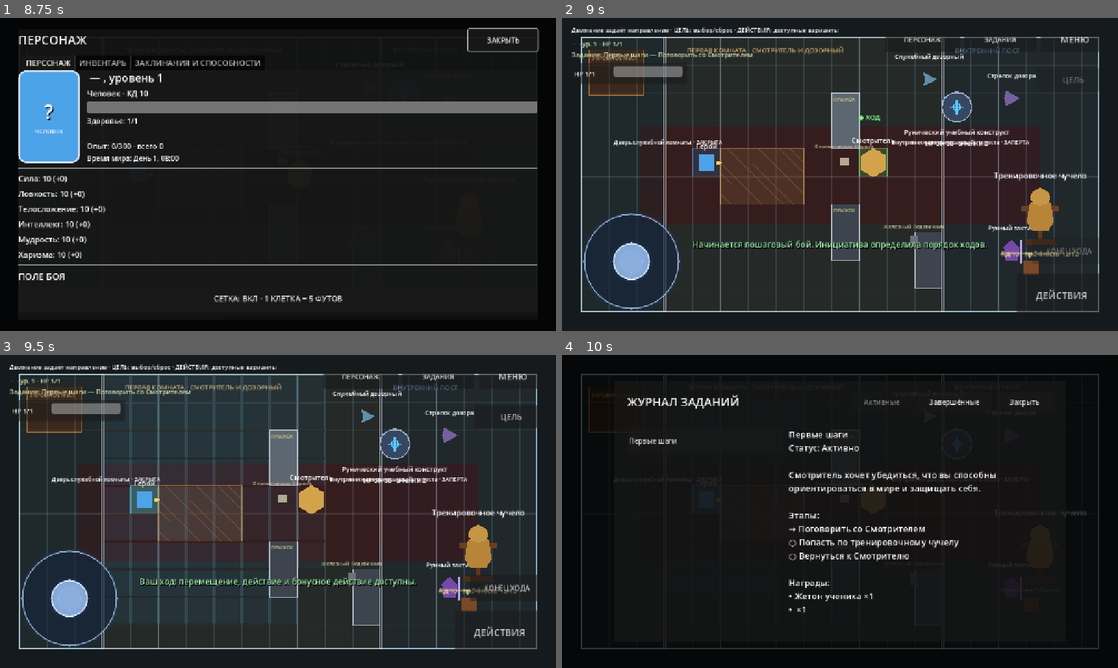
Above: before the commit, frames 1-4 (two rows, left to right).
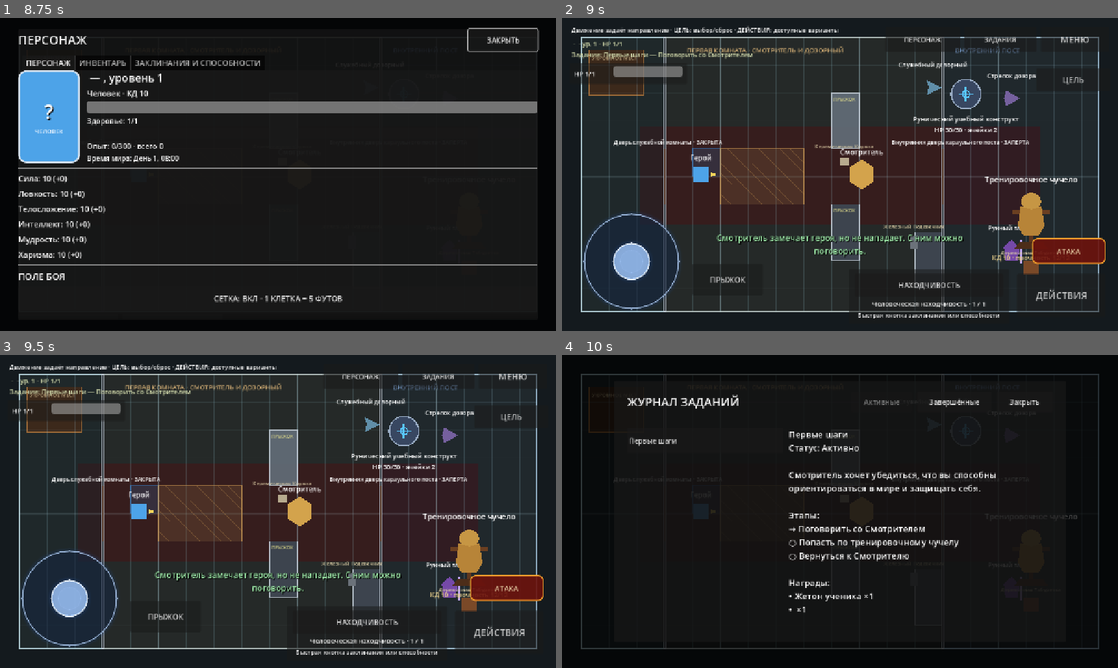
Above: after the commit, the same moments.

Repository: eretenkodaniil16-rgb/rpg-project
Game: Godot game, scene res://scenes/game/game.tscn
Two runs of this game, one before a commit and one after it. Both use one fixed random seed, a clock stepped at 60 frames per second and the inputs below. This scene is started directly instead of the project's main scene.
Inputs (mouse positions are in pixels of both pictures, inside the frame that each line leads up to):
- Up to frame 1 (8.75 s): click "ДЕЙСТВИЯ" at 0.5 s; click "МЕНЮ" at 1.25 s; click "Новая игра" at 2 s; click (278, 121) at 2.77 s; type "Alex" at 2.85 s; click "В главное меню" at 3.5 s; click "Новая игра" at 4.25 s; click (278, 121) at 5.02 s; type "Alex" at 5.1 s; click "В меню" at 5.75 s; click "Продолжить" at 6.5 s; click "ПРЫЖОК" at 7.25 s; click "ПЕРСОНАЖ" at 8 s
- Up to frame 2 (9 s): click "ЗАКРЫТЬ" at 8.75 s
- Up to frame 3 (9.5 s): no input
- Up to frame 4 (10 s): click "ЗАДАНИЯ" at 9.5 s

Frame 1 is identical in both runs. In frame 2, 7.4% of the frame differs, in the area x 23-98%, y 11-96%; in frame 3, 8.7%, in the area x 18-98%, y 6-96%; in frame 4, less than 0.1%.

Commit message:
fix: keep caretaker neutral on visual detection

Diff:
--- a/scripts/game/game_guard_post_two_room_runtime.gd
+++ b/scripts/game/game_guard_post_two_room_runtime.gd
@@ -14,6 +14,8 @@
 const ROOM_ONE_COMBAT_STARTED_FLAG: String = "vault_guard_post_room1_combat_started"
 const ROOM_ONE_HOSTILE_FLAG: String = "vault_inner_watch_hostile"
 const INNER_GATE_OPEN_FLAG: String = "vault_inner_gate_open"
+const CARETAKER_ACTOR_ID: String = "caretaker"
+const CARETAKER_NOTICED_FLAG: String = "vault_guard_post_caretaker_noticed"
 
 var _inner_watch_combat_starting: bool = false
 var _two_room_resolution_in_progress: bool = false
@@ -23,6 +25,44 @@
 	_ensure_two_room_migration()
 	super._ready()
 	_sync_room_from_persistent_state()
+
+
+func _begin_combat_from_alert(actor: Node, record: Dictionary) -> void:
+	if _caretaker_should_remain_neutral(actor):
+		_handle_neutral_caretaker_detection(actor, record)
+		return
+	super._begin_combat_from_alert(actor, record)
+
+
+func _caretaker_should_remain_neutral(actor: Node) -> bool:
+	if _actor_id(actor) != CARETAKER_ACTOR_ID:
+		return false
+	if bool(GameState.get_flag(ROOM_ONE_COMBAT_STARTED_FLAG, false)):
+		return false
+	if actor.has_method("is_hostile") and bool(actor.call("is_hostile")):
+		return false
+	var status: String = str(GameState.get_encounter_status(FIRST_ROOM_ENCOUNTER_ID))
+	return status not in [EncounterSystem.STATUS_RESOLVED, EncounterSystem.STATUS_REWARDED]
+
+
+func _handle_neutral_caretaker_detection(actor: Node, record: Dictionary) -> void:
+	var actor_id: String = _actor_id(actor)
+	var first_contact: bool = not bool(GameState.get_flag(CARETAKER_NOTICED_FLAG, false))
+	record["state"] = StealthAlertSystem.STATE_ALERTED
+	record["suspicion"] = StealthAlertSystem.SUSPICION_ALERTED
+	_alert_records[actor_id] = record
+	if actor.has_method("set_exploration_alert_state"):
+		actor.call(
+			"set_exploration_alert_state",
+			StealthAlertSystem.STATE_ALERTED,
+			StealthAlertSystem.SUSPICION_ALERTED,
+			_stealth_alerts.vector_from_value(record.get("last_known_position", []))
+		)
+	actor.set("hostile", false)
+	GameState.set_flag(CARETAKER_NOTICED_FLAG, true)
+	_persist_alert_record(actor_id, first_contact)
+	if first_contact:
+		show_combat_message("Смотритель замечает героя, но не нападает. С ним можно поговорить.", true)
 
 
 func _start_turn_based_combat(trigger_target: Node) -> void:
